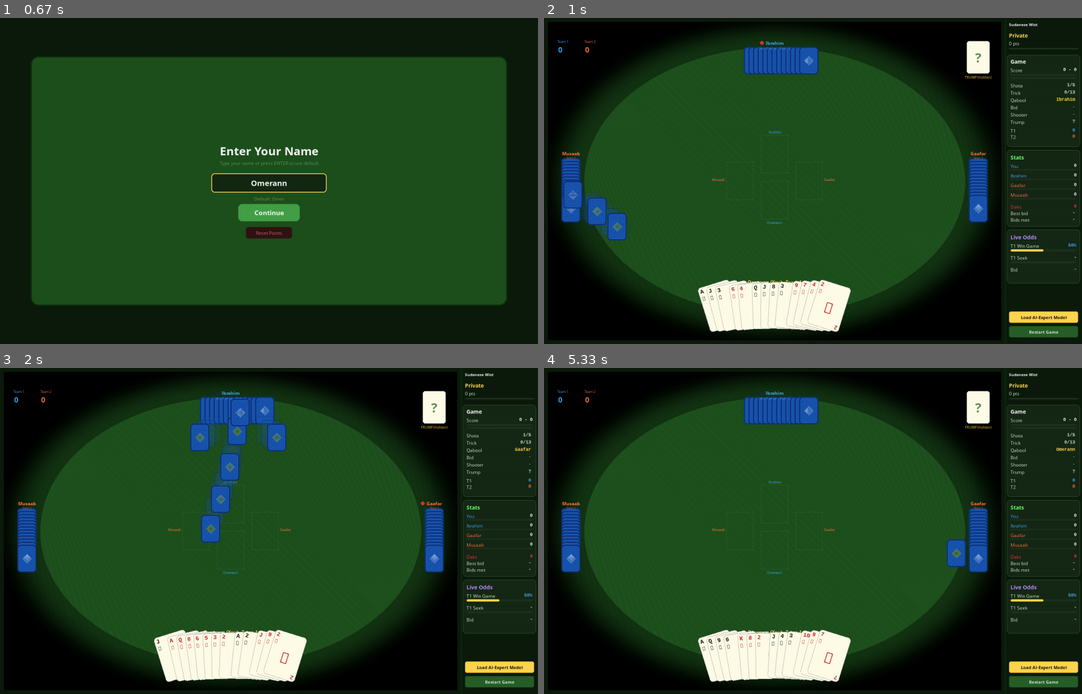
Above: before the commit, frames 1-4 (two rows, left to right).
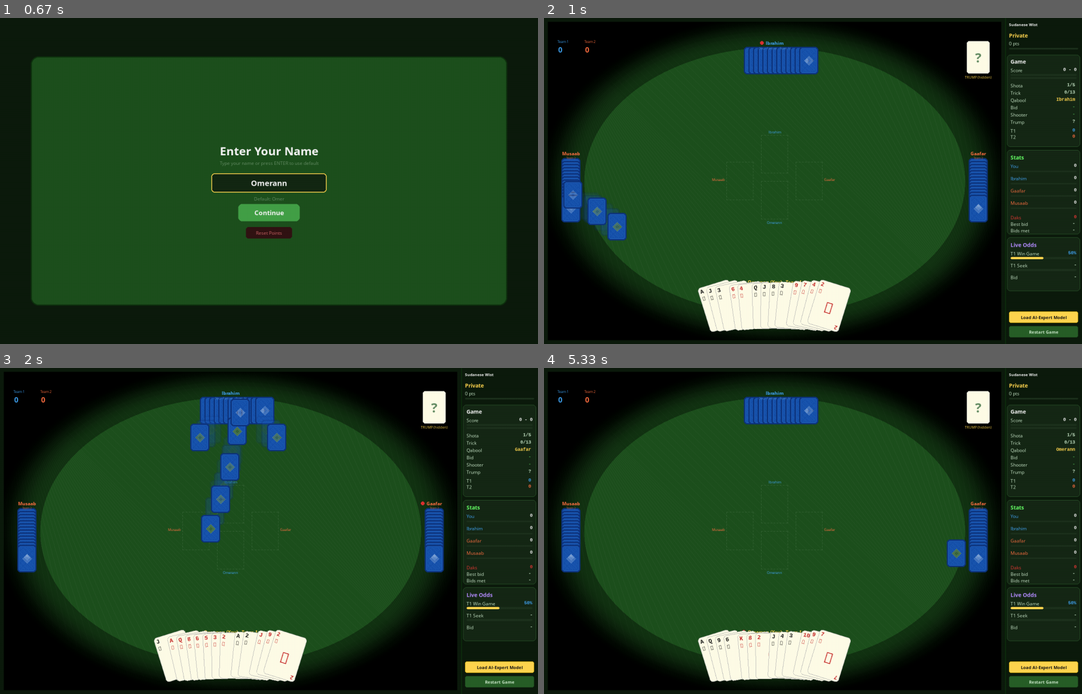
Above: after the commit, the same moments.

Repository: aamagzoub/engineering-intelligence
Game: pygame game, started from gui_pygame/main.py
Two runs of this game, one before a commit and one after it. Both use one fixed random seed, a clock stepped at 60 frames per second and the inputs below.
Inputs (mouse positions are in pixels of both pictures, inside the frame that each line leads up to):
- Up to frame 1 (0.67 s): type "ann" at 0.33 s
- Up to frame 2 (1 s): tap Enter at 0.67 s; click "▶ Start Game" at 0.93 s
- Up to frame 3 (2 s): click "Restart Game" at 1.27 s; click "Continue" at 1.6 s; tap Enter at 1.88 s
- Up to frame 4 (5.33 s): click "Restart Game" at 2.27 s; click "Reset Points" at 2.6 s; click (737, 462) at 2.93 s; tap Enter at 4.32 s; click "📖 How to Play" at 4.7 s; move the mouse to (834, 517) at 4.98 s; click (834, 517) at 5.03 s; tap Space at 5.32 s

Frame 1 is identical in both runs. In frame 2, 0.6% of the frame differs, in the area x 86-100%, y 47-84%; in frame 3, 0.6%; in frame 4, 0.6%.

Commit message:
More gap between player labels and mini progress bars

Diff:
--- a/gui_pygame/game_screen.py
+++ b/gui_pygame/game_screen.py
@@ -1804,7 +1804,7 @@
         # ========== STATS CARD (fixed position) ==========
         y = game_card_y + game_card_h + 8
         stats = getattr(self, '_game_stats', {})
-        stats_card_h = 200
+        stats_card_h = 220
         pygame.draw.rect(self.screen, (22, 40, 22),
                          (panel_x + 5, y, panel_w - 10, stats_card_h), border_radius=8)
         pygame.draw.rect(self.screen, (45, 90, 45),
@@ -1826,14 +1826,14 @@
             self.screen.blit(label_font.render(name, True, color), (panel_x + pad + 4, y))
             c_surf = value_font.render(str(count), True, TEXT_WHITE)
             self.screen.blit(c_surf, (panel_x + panel_w - pad - 4 - c_surf.get_width(), y))
-            y += 16
+            y += 20
             bx = panel_x + pad + 4
             bw = inner_w - 8
             pygame.draw.rect(self.screen, (30, 50, 30), (bx, y, bw, 4), border_radius=2)
             ratio = count / max_t
             if ratio > 0:
                 pygame.draw.rect(self.screen, color, (bx, y, int(bw * ratio), 4), border_radius=2)
-            y += 9
+            y += 12
 
         y += 6
 
